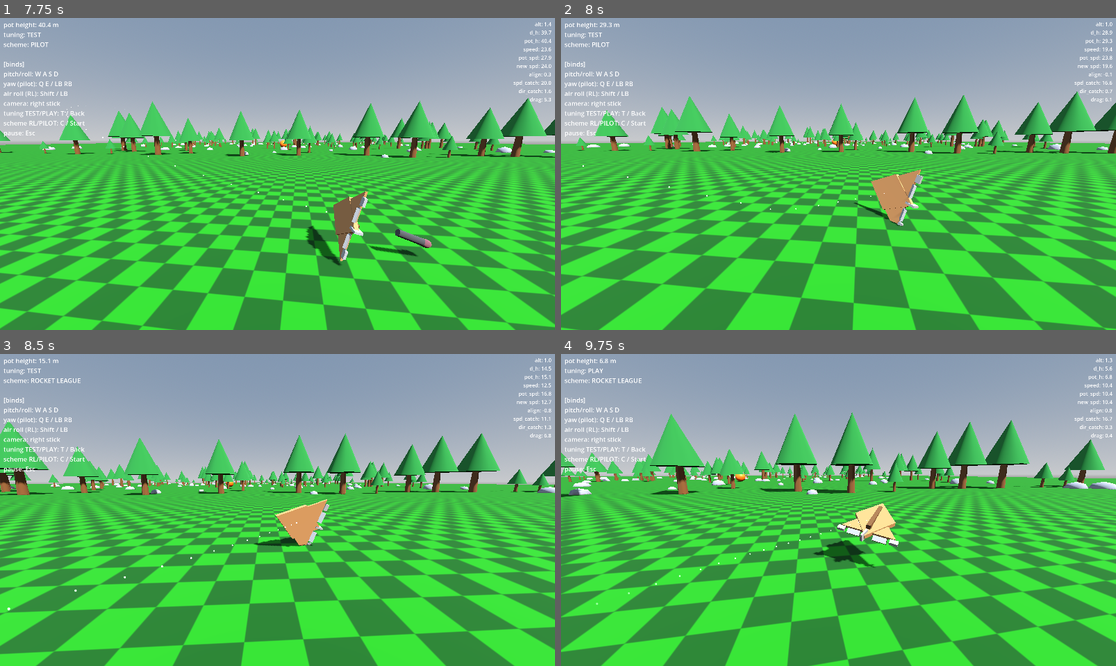
Above: before the commit, frames 1-4 (two rows, left to right).
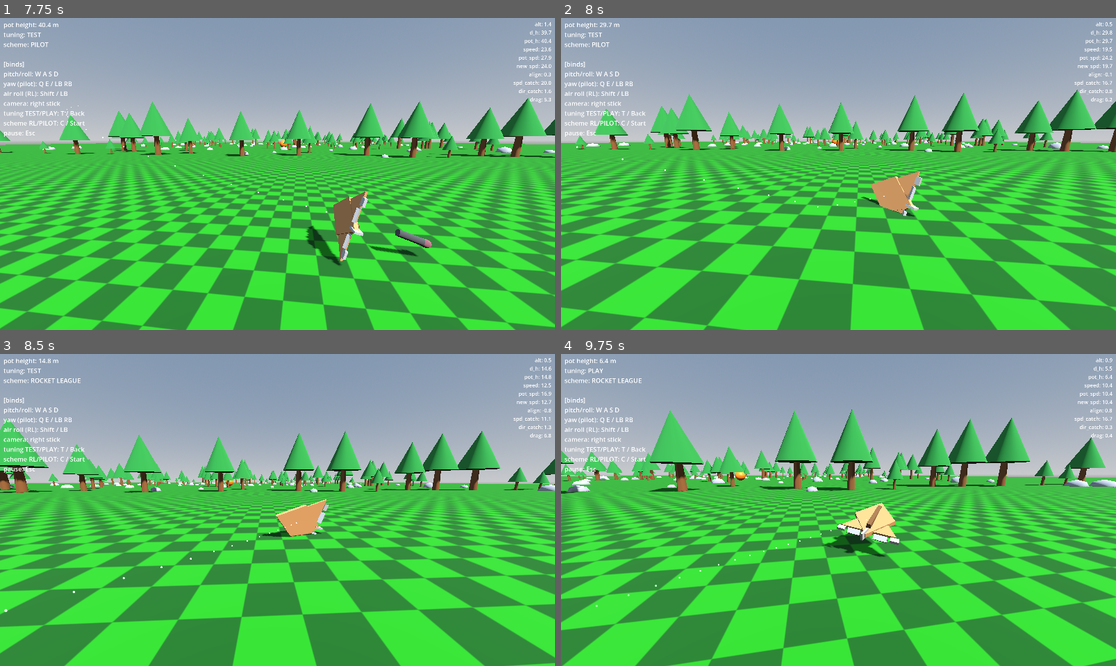
Above: after the commit, the same moments.

Repository: westonkelliher/glider
Game: Godot game, scene res://scenes/main.tscn
Same seed, same stepped clock (60 frames per second), same inputs: the game is played once before the commit and once after it.
Inputs (mouse positions are in pixels of both pictures, inside the frame that each line leads up to):
- Up to frame 1 (7.75 s): tap Enter at 0.5 s; move the mouse to (305, 174) at 0.52 s; press the mouse at (305, 174) at 0.53 s; hold W (move_forward) 0.53-5.78 s; move the mouse to (249, 174) at 1.27 s; release the mouse at (249, 174) at 1.28 s; tap Shift (air_roll) at 1.35, 5.85 s; move the mouse to (288, 167) at 2.02 s; hold Right mouse button (boost) 2.03-2.78 s; move the mouse to (271, 180) at 2.77 s; tap Space (launch) at 2.85, 7.35 s; move the mouse to (316, 177) at 3.52 s; hold C (toggle_scheme) 3.53-4.28 s; move the mouse to (233, 170) at 4.27 s; tap T (toggle_tuning) at 4.35 s; move the mouse to (283, 174) at 5.02 s; press the mouse at (283, 174) at 5.03 s; move the mouse to (255, 167) at 5.77 s; release the mouse at (255, 167) at 5.78 s; hold D (move_right) 5.78-6.53 s; move the mouse to (305, 174) at 6.52 s; hold Right mouse button (boost) 6.53-7.28 s; hold W (move_forward) from 6.53 s (still down); move the mouse to (249, 174) at 7.27 s
- Up to frame 2 (8 s): keep holding W (move_forward)
- Up to frame 3 (8.5 s): keep holding W (move_forward); move the mouse to (288, 503) at 8.02 s; hold C (toggle_scheme) from 8.03 s (still down)
- Up to frame 4 (9.75 s): move the mouse to (832, 516) at 8.77 s; release W (move_forward) at 8.78 s; release C (toggle_scheme) at 8.78 s; hold A (move_left) 8.78-9.53 s; tap T (toggle_tuning) at 8.85 s; move the mouse to (877, 513) at 9.52 s; press the mouse at (877, 513) at 9.53 s; hold W (move_forward) from 9.53 s (still down)

Frame 1 is identical in both runs. In frame 2, 30% of the frame differs, in the area x 0-100%, y 1-100%; in frame 3, 30%; in frame 4, 33%.

Commit message:
Glider: lower mass, fix impulse speed propagation via pot_height rebake
Co-Authored-By: Claude Sonnet 4.6 <noreply@anthropic.com>

Diff:
--- a/scripts/glider_body.gd
+++ b/scripts/glider_body.gd
@@ -7,6 +7,7 @@
 
 const G := 9.8
 const SURFACE_DEFLECT := 0.7 # visual surface tilt (rad) at full deflection
+const FLOOR_HEIGHT := 0.5
 
 
 ## Flight tuning — TEST/PLAY presets, toggled live with T or the pause menu.
@@ -36,7 +37,7 @@
 
 
 ## Collision mass (heavy — the ball reacts to us far more than we react to it).
-var mass := 800.0
+var mass := 180.0
 ## Accumulated external knock (e.g. from the ball), applied once per frame.
 var _external_impulse := Vector3.ZERO
 
@@ -135,7 +136,7 @@
 	#
 	## speeds, directions and velocities from potential (pot) values
 	# pot values
-	if position.y > pot_height && position.y > 2.0:
+	if position.y > pot_height:
 		pot_height = position.y
 	var d_h := pot_height - position.y
 	var pot_speed := sqrt(d_h*G*2) # solved for speed in terms of d_h ##########
@@ -177,8 +178,8 @@
 		velocity += nose_dir * 10.0 * delta
 
 	# keep from touching floor
-	if position.y < 1.0:
-		position.y = 1.0
+	if position.y < FLOOR_HEIGHT:
+		position.y = FLOOR_HEIGHT
 		# take away downward component of velocity
 		var down_of_v := Vector3.DOWN * Vector3.DOWN.dot(velocity)
 		velocity -= down_of_v
@@ -188,8 +189,12 @@
 		#velocity += Vector3.DOWN * 0.05
 	#
 	# apply any external knock (e.g. ball impact) on top of the flight model
-	velocity += _external_impulse / mass
-	_external_impulse = Vector3.ZERO
+	if _external_impulse != Vector3.ZERO:
+		velocity += _external_impulse / mass
+		_external_impulse = Vector3.ZERO
+		# bake the new speed into pot_height (the source of truth for speed),
+		# else the flight model regenerates the old speed next frame.
+		pot_height = position.y + velocity.length_squared() / (2.0 * G)
 	#
 	set_stats(d_h, current_speed, pot_speed, new_speed, nose_dir, current_dir,
 		pot_speed_catchup, pot_dir_catchup)
